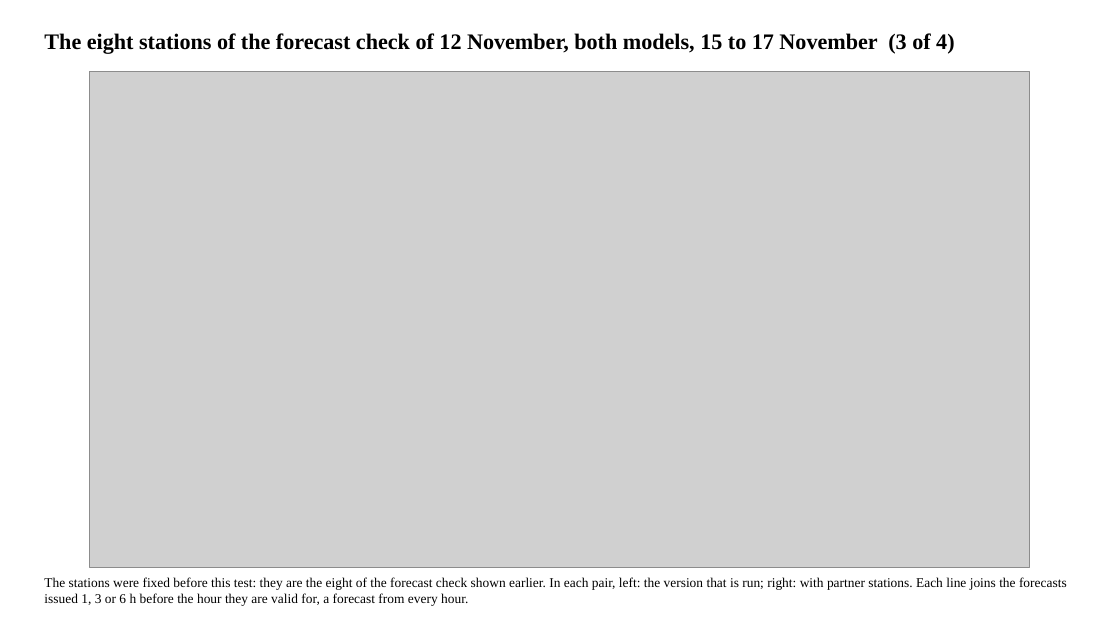
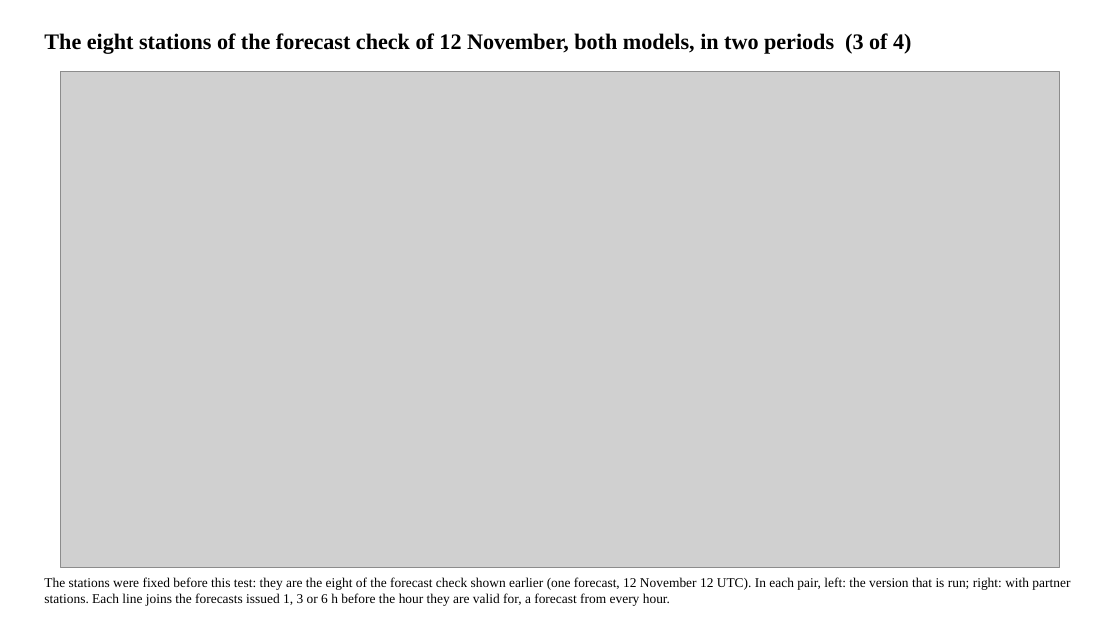
Before and after one commit to LaurenW1997/subdomainLSTM, a slide deck: slide 14 of deliverables/34_since_meeting.pptx. Drawn at 1120x630 pixels with LibreOffice and Linux fonts; fonts in the diff are those of the drawing; grey boxes stand for pictures. Boxes give left, top, right and bottom in pixels: in the first picture for what was removed or moved away, otherwise in the second. Text is boxed around its words. In the diff, an @@ line names an element or a change of style, - is before the commit and + after.

```diff
--- a/deliverables/34_since_meeting.pptx
+++ b/deliverables/34_since_meeting.pptx
@@ text at (x1=44, y1=33, x2=911, y2=54): text changed @@
-The eight stations of the forecast check of 12 November, both models, 15 to 17 November (3 of 4)
+The eight stations of the forecast check of 12 November, both models, in two periods (3 of 4)
@@ picture resized from (x1=90, y1=71, x2=1030, y2=567) to (x1=60, y1=71, x2=1060, y2=567) @@
@@ text at (x1=44, y1=577, x2=1070, y2=606): text changed @@
-The stations were fixed before this test: they are the eight of the forecast check shown earlier. In each pair, left: the version that is run; right: with partner stations. Each line joins the forecasts issued 1, 3 or 6 h before the hour they are valid for, a forecast from every hour.
+The stations were fixed before this test: they are the eight of the forecast check shown earlier (one forecast, 12 November 12 UTC). In each pair, left: the version that is run; right: with partner stations. Each line joins the forecasts issued 1, 3 or 6 h before the hour they are valid for, a forecast from every hour.
```
Also in this commit, not shown: 4 other slides changed, 9 other files.
